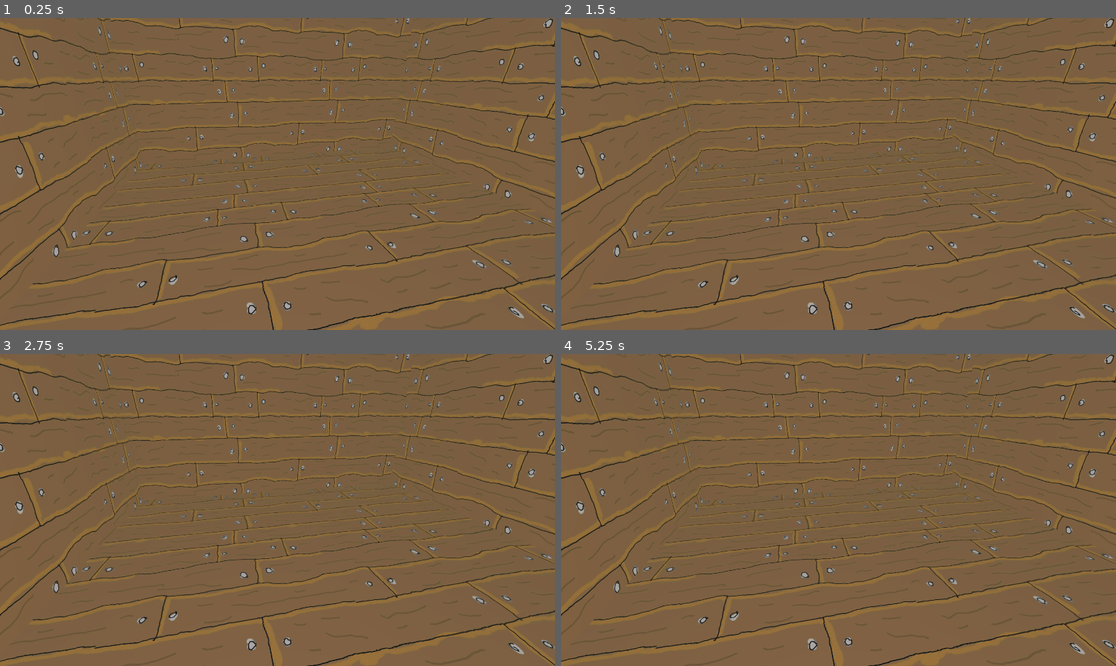
Above: before the commit, frames 1-4 (two rows, left to right).
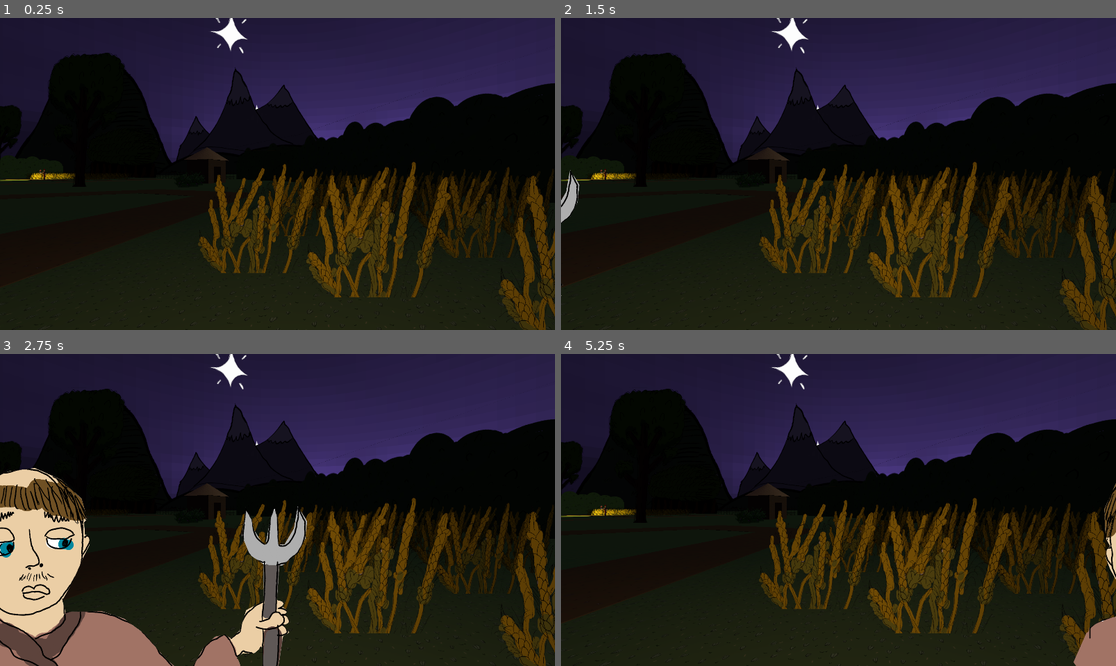
Above: after the commit, the same moments.

Repository: archiebh/RealLudumDareSerfs
Game: Godot game, scene res://Scenes/StartCutScene.tscn
Two runs of this game, one before a commit and one after it. Both use one fixed random seed, a clock stepped at 60 frames per second and the inputs below. This scene is started directly instead of the project's main scene. Sound files missing from this copy of the repository are replaced by a short silence.
Inputs (mouse positions are in pixels of both pictures, inside the frame that each line leads up to):
- Up to frame 1 (0.25 s): no input
- Up to frame 2 (1.5 s): tap Enter at 0.5 s; move the mouse to (960, 158) at 0.52 s; hold D (right) 0.53-1.28 s; tap Shift (crouch) at 0.6 s; tap Space (jump) at 0.77, 1.25 s; move the mouse to (727, 189) at 1.27 s; hold S (back) from 1.28 s (still down); right-click (727, 189) at 1.35 s
- Up to frame 3 (2.75 s): tap Space (jump) at 1.52 s; move the mouse to (333, 441) at 2.02 s; release S (back) at 2.03 s; hold D (right) from 2.03 s (still down); tap Shift (crouch) at 2.1 s
- Up to frame 4 (5.25 s): move the mouse to (810, 572) at 2.77 s; release D (right) at 2.78 s; hold W (forward) 2.78-3.53 s; right-click (810, 572) at 2.85 s; tap Space (jump) at 3.02, 3.77, 4.52 s; move the mouse to (1005, 556) at 3.52 s; hold A (left) 3.53-5.03 s; tap Shift (crouch) at 3.6, 5.1 s; move the mouse to (672, 463) at 4.27 s; right-click (672, 463) at 4.35 s; move the mouse to (866, 510) at 5.02 s; hold S (back) from 5.03 s (still down)

The runs differ from the first frame. In frame 1, 99% of the frame differs, in the area x 0-100%, y 0-100%; in frame 2, 99%; in frame 3, 99%; in frame 4, 99%.

Commit message:
start cutscene

Diff:
--- a/Scenes/StartCutScene.tscn
+++ b/Scenes/StartCutScene.tscn
@@ -13,7 +13,7 @@
 
 [sub_resource type="Animation" id=1]
 resource_name = "Intro"
-length = 30.0
+length = 29.0
 tracks/0/type = "value"
 tracks/0/path = NodePath("Camera/CanvasLayer/Screenshot(10):modulate")
 tracks/0/interp = 1
@@ -38,6 +38,78 @@
 "update": 0,
 "values": [ Color( 1, 1, 1, 0 ), Color( 1, 1, 1, 0 ), Color( 1, 1, 1, 1 ), Color( 1, 1, 1, 1 ), Color( 1, 1, 1, 0 ) ]
 }
+tracks/2/type = "value"
+tracks/2/path = NodePath("Camera/CanvasLayer/Screenshot(13):modulate")
+tracks/2/interp = 1
+tracks/2/loop_wrap = true
+tracks/2/imported = false
+tracks/2/enabled = true
+tracks/2/keys = {
+"times": PoolRealArray( 0, 13.5, 14, 20, 21 ),
+"transitions": PoolRealArray( 1, 1, 1, 1, 1 ),
+"update": 0,
+"values": [ Color( 1, 1, 1, 0 ), Color( 1, 1, 1, 0 ), Color( 1, 1, 1, 1 ), Color( 1, 1, 1, 1 ), Color( 1, 1, 1, 0 ) ]
+}
+tracks/3/type = "value"
+tracks/3/path = NodePath("Camera/CanvasLayer/Screenshot(12):modulate")
+tracks/3/interp = 1
+tracks/3/loop_wrap = true
+tracks/3/imported = false
+tracks/3/enabled = true
+tracks/3/keys = {
+"times": PoolRealArray( 0, 20, 21 ),
+"transitions": PoolRealArray( 1, 1, 1 ),
+"update": 0,
+"values": [ Color( 1, 1, 1, 0 ), Color( 1, 1, 1, 0 ), Color( 1, 1, 1, 1 ) ]
+}
+tracks/4/type = "value"
+tracks/4/path = NodePath("Camera/CanvasLayer/1:position")
+tracks/4/interp = 1
+tracks/4/loop_wrap = true
+tracks/4/imported = false
+tracks/4/enabled = true
+tracks/4/keys = {
+"times": PoolRealArray( 1.2, 5.7 ),
+"transitions": PoolRealArray( 1, 1 ),
+"update": 0,
+"values": [ Vector2( -536, 551 ), Vector2( 3060, 558 ) ]
+}
+tracks/5/type = "value"
+tracks/5/path = NodePath("Camera/CanvasLayer/2:position")
+tracks/5/interp = 1
+tracks/5/loop_wrap = true
+tracks/5/imported = false
+tracks/5/enabled = true
+tracks/5/keys = {
+"times": PoolRealArray( 8, 14.1 ),
+"transitions": PoolRealArray( 1, 1 ),
+"update": 0,
+"values": [ Vector2( 2372, 561 ), Vector2( -964, 611 ) ]
+}
+tracks/6/type = "value"
+tracks/6/path = NodePath("Camera/CanvasLayer/3:position")
+tracks/6/interp = 1
+tracks/6/loop_wrap = true
+tracks/6/imported = false
+tracks/6/enabled = true
+tracks/6/keys = {
+"times": PoolRealArray( 15.2, 15.9, 18.4, 21.1 ),
+"transitions": PoolRealArray( 1, 1, 1, 1 ),
+"update": 0,
+"values": [ Vector2( 859, 1549 ), Vector2( 907, 729 ), Vector2( 907, 729 ), Vector2( 927, 1485 ) ]
+}
+tracks/7/type = "value"
+tracks/7/path = NodePath("Camera/CanvasLayer/4:position")
+tracks/7/interp = 1
+tracks/7/loop_wrap = true
+tracks/7/imported = false
+tracks/7/enabled = true
+tracks/7/keys = {
+"times": PoolRealArray( 21.5, 28.1 ),
+"transitions": PoolRealArray( 1, 1 ),
+"update": 0,
+"values": [ Vector2( 2970, 738 ), Vector2( -778, 790 ) ]
+}
 
 [sub_resource type="Animation" id=2]
 length = 0.001
@@ -65,6 +137,78 @@
 "update": 0,
 "values": [ Color( 1, 1, 1, 0 ) ]
 }
+tracks/2/type = "value"
+tracks/2/path = NodePath("Camera/CanvasLayer/Screenshot(13):modulate")
+tracks/2/interp = 1
+tracks/2/loop_wrap = true
+tracks/2/imported = false
+tracks/2/enabled = true
+tracks/2/keys = {
+"times": PoolRealArray( 0 ),
+"transitions": PoolRealArray( 1 ),
+"update": 0,
+"values": [ Color( 1, 1, 1, 1 ) ]
+}
+tracks/3/type = "value"
+tracks/3/path = NodePath("Camera/CanvasLayer/Screenshot(12):modulate")
+tracks/3/interp = 1
+tracks/3/loop_wrap = true
+tracks/3/imported = false
+tracks/3/enabled = true
+tracks/3/keys = {
+"times": PoolRealArray( 0 ),
+"transitions": PoolRealArray( 1 ),
+"update": 0,
+"values": [ Color( 1, 1, 1, 1 ) ]
+}
+tracks/4/type = "value"
+tracks/4/path = NodePath("Camera/CanvasLayer/1:position")
+tracks/4/interp = 1
+tracks/4/loop_wrap = true
+tracks/4/imported = false
+tracks/4/enabled = true
+tracks/4/keys = {
+"times": PoolRealArray( 0 ),
+"transitions": PoolRealArray( 1 ),
+"update": 0,
+"values": [ Vector2( -536, 551 ) ]
+}
+tracks/5/type = "value"
+tracks/5/path = NodePath("Camera/CanvasLayer/2:position")
+tracks/5/interp = 1
+tracks/5/loop_wrap = true
+tracks/5/imported = false
+tracks/5/enabled = true
+tracks/5/keys = {
+"times": PoolRealArray( 0 ),
+"transitions": PoolRealArray( 1 ),
+"update": 0,
+"values": [ Vector2( 2372, 561 ) ]
+}
+tracks/6/type = "value"
+tracks/6/path = NodePath("Camera/CanvasLayer/3:position")
+tracks/6/interp = 1
+tracks/6/loop_wrap = true
+tracks/6/imported = false
+tracks/6/enabled = true
+tracks/6/keys = {
+"times": PoolRealArray( 0 ),
+"transitions": PoolRealArray( 1 ),
+"update": 0,
+"values": [ Vector2( 859, 1549 ) ]
+}
+tracks/7/type = "value"
+tracks/7/path = NodePath("Camera/CanvasLayer/4:position")
+tracks/7/interp = 1
+tracks/7/loop_wrap = true
+tracks/7/imported = false
+tracks/7/enabled = true
+tracks/7/keys = {
+"times": PoolRealArray( 0 ),
+"transitions": PoolRealArray( 1 ),
+"update": 0,
+"values": [ Vector2( 2970, 738 ) ]
+}
 
 [node name="StartCutScene" type="Spatial"]
 script = ExtResource( 1 )
@@ -82,39 +226,44 @@
 [node name="CanvasLayer" type="CanvasLayer" parent="Camera"]
 
 [node name="1" type="Sprite" parent="Camera/CanvasLayer"]
-position = Vector2( -798, -146 )
+position = Vector2( -536, 551 )
 texture = ExtResource( 3 )
 
 [node name="2" type="Sprite" parent="Camera/CanvasLayer"]
-position = Vector2( 1901, 1616 )
+position = Vector2( 2372, 561 )
 texture = ExtResource( 9 )
 
 [node name="3" type="Sprite" parent="Camera/CanvasLayer"]
-position = Vector2( -615, 1283 )
+position = Vector2( 859, 1549 )
 texture = ExtResource( 7 )
 
 [node name="4" type="Sprite" parent="Camera/CanvasLayer"]
-position = Vector2( 2975, 658 )
+position = Vector2( 2970, 738 )
 texture = ExtResource( 6 )
 
 [node name="Screenshot(10)" type="Sprite" parent="Camera/CanvasLayer"]
 position = Vector2( 966.5, 536.5 )
 scale = Vector2( 1.01719, 1.02685 )
+z_index = -152
 texture = ExtResource( 10 )
 
 [node name="Screenshot(11)" type="Sprite" parent="Camera/CanvasLayer"]
 modulate = Color( 1, 1, 1, 0 )
 position = Vector2( 961.5, 545 )
 scale = Vector2( 1.0276, 1.05556 )
+z_index = -124
 texture = ExtResource( 5 )
 
 [node name="Screenshot(12)" type="Sprite" parent="Camera/CanvasLayer"]
-position = Vector2( 4874, 1723 )
+position = Vector2( 964, 539.5 )
+scale = Vector2( 1.025, 1.02685 )
+z_index = -199
 texture = ExtResource( 4 )
 
 [node name="Screenshot(13)" type="Sprite" parent="Camera/CanvasLayer"]
 position = Vector2( 968, 536.5 )
 scale = Vector2( 1.03333, 1.05093 )
+z_index = -117
 texture = ExtResource( 8 )
 
 [connection signal="animation_finished" from="AnimationPlayer" to="." method="_on_AnimationPlayer_animation_finished"]
--- a/Scripts/StartCutScene.gd
+++ b/Scripts/StartCutScene.gd
@@ -4,10 +4,11 @@
 # Declare member variables here. Examples:
 # var a = 2
 # var b = "text"
-
+onready var anim = $AnimationPlayer
 
 # Called when the node enters the scene tree for the first time.
 func _ready():
+	anim.play("Intro")
 	pass # Replace with function body.
 
 
@@ -17,5 +18,5 @@
 
 
 func _on_AnimationPlayer_animation_finished(anim_name):
-	if anim_name == "StartCutScene":
-		get_tree().change_scene("res://Scenes/Village1.tscn")
+	if anim_name == "Intro":
+		get_tree().change_scene("res://Scenes/Home Village.tscn")
